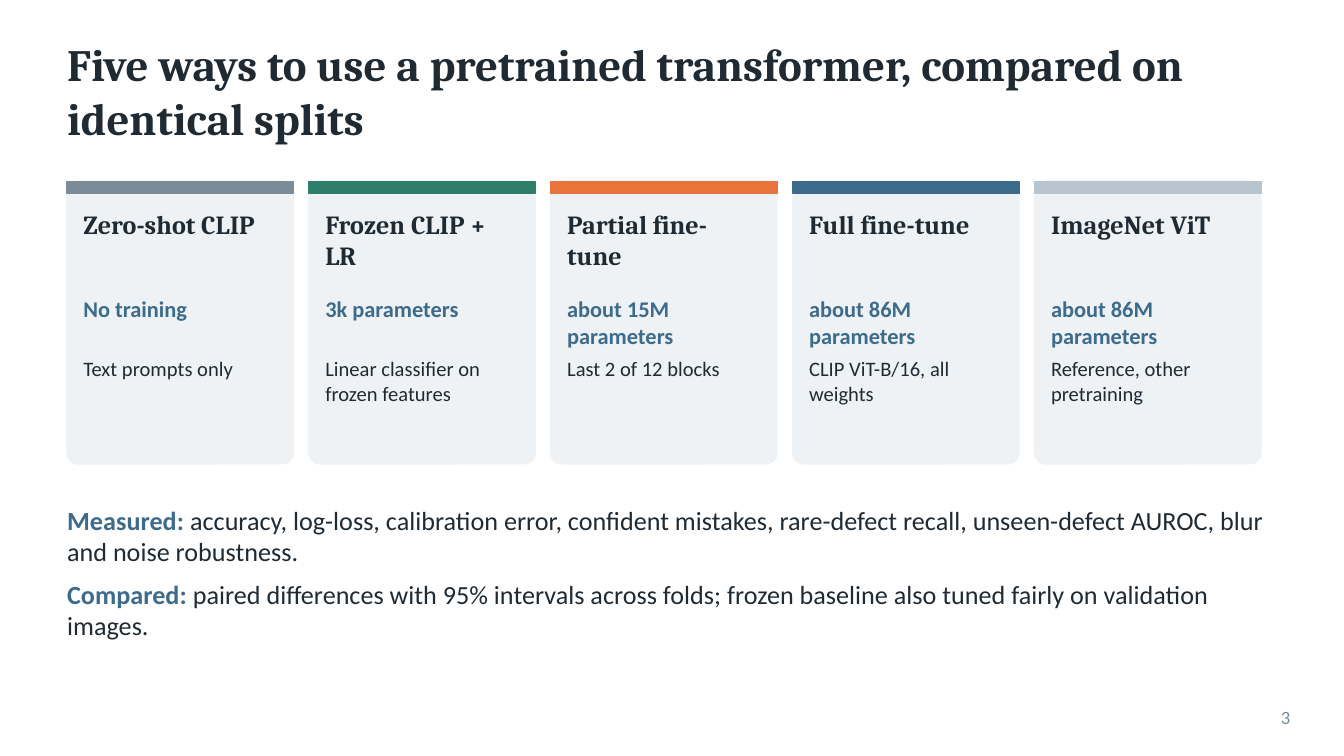
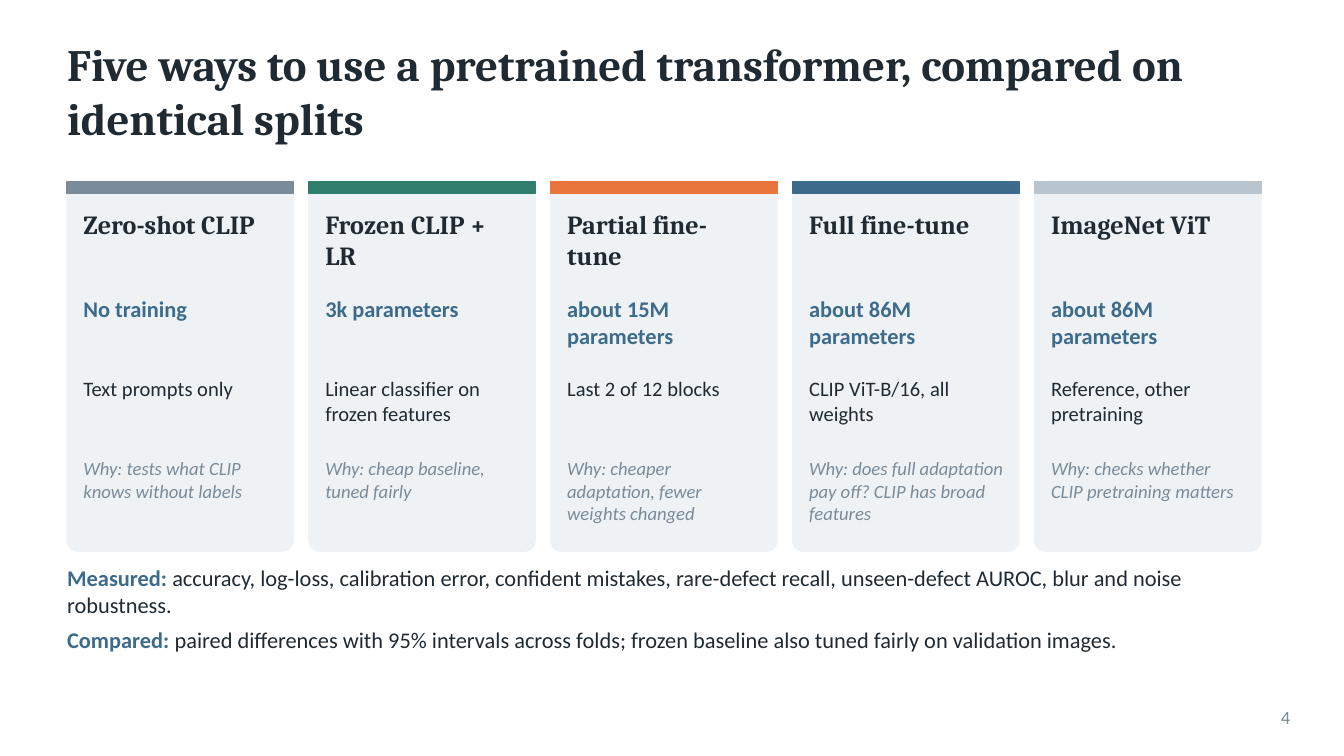
Before and after one commit to kk917/neu-vit-steel-defects, a slide deck: slide 4 of slides/pitch.pptx (slide 3 before the commit). Drawn at 1344x756 pixels with LibreOffice and Linux fonts; fonts in the diff are those of the drawing. Boxes give left, top, right and bottom in pixels: in the first picture for what was removed or moved away, otherwise in the second. Text is boxed around its words. In the diff, an @@ line names an element or a change of style, - is before the commit and + after.

Commit message:
Update slides: add defect gallery slide

```diff
--- a/slides/pitch.pptx
+++ b/slides/pitch.pptx
@@ rounded rectangle resized from (x1=67, y1=181, x2=293, y2=464) to (x1=67, y1=181, x2=293, y2=551) @@
@@ rounded rectangle resized from (x1=309, y1=181, x2=535, y2=464) to (x1=309, y1=181, x2=535, y2=551) @@
@@ rounded rectangle resized from (x1=551, y1=181, x2=777, y2=464) to (x1=551, y1=181, x2=777, y2=551) @@
@@ rounded rectangle resized from (x1=793, y1=181, x2=1019, y2=464) to (x1=793, y1=181, x2=1019, y2=551) @@
@@ rounded rectangle resized from (x1=1035, y1=181, x2=1261, y2=464) to (x1=1035, y1=181, x2=1261, y2=551) @@
@@ text "Text prompts only" moved from (x1=83, y1=361, x2=233, y2=380) to (x1=83, y1=381, x2=233, y2=400) @@
@@ text "Linear classifier on frozen features" moved from (x1=325, y1=361, x2=480, y2=401) to (x1=325, y1=381, x2=480, y2=421) @@
@@ text "Last 2 of 12 blocks" moved from (x1=567, y1=361, x2=719, y2=376) to (x1=567, y1=381, x2=719, y2=396) @@
@@ text "CLIP ViT-B/16, all weights" moved from (x1=809, y1=361, x2=949, y2=405) to (x1=809, y1=381, x2=949, y2=425) @@
@@ text "Reference, other pretraining" moved from (x1=1051, y1=361, x2=1191, y2=405) to (x1=1051, y1=381, x2=1191, y2=425) @@
@@ text added at (x1=83, y1=462, x2=242, y2=498), 10 pt, text #7A8B99, italic @@
+Why: tests what CLIP knows without labels
@@ text added at (x1=325, y1=462, x2=485, y2=501), 10 pt, text #7A8B99, italic @@
+Why: cheap baseline, tuned fairly
@@ text added at (x1=567, y1=462, x2=702, y2=523), 10 pt, text #7A8B99, italic @@
+Why: cheaper adaptation, fewer weights changed
@@ text added at (x1=809, y1=462, x2=1003, y2=522), 10 pt, text #7A8B99, italic @@
+Why: does full adaptation pay off? CLIP has broad features
@@ text added at (x1=1051, y1=462, x2=1233, y2=501), 10 pt, text #7A8B99, italic @@
+Why: checks whether CLIP pretraining matters
@@ text "Measured: accuracy, log-loss, calibration error, ..." moved from (x1=67, y1=511, x2=1263, y2=640) to (x1=67, y1=570, x2=1182, y2=652) @@
@@ text "Measured: accuracy, log-loss, calibration error, ..." at (x1=67, y1=570, x2=1182, y2=652): size 14 to 12 pt; less space between paragraphs @@
@@ page number at (x1=1281, y1=712, x2=1290, y2=724): text changed @@
-3
+4
```
Also in this commit, not shown: 2 other slides changed, 1 slide added.
